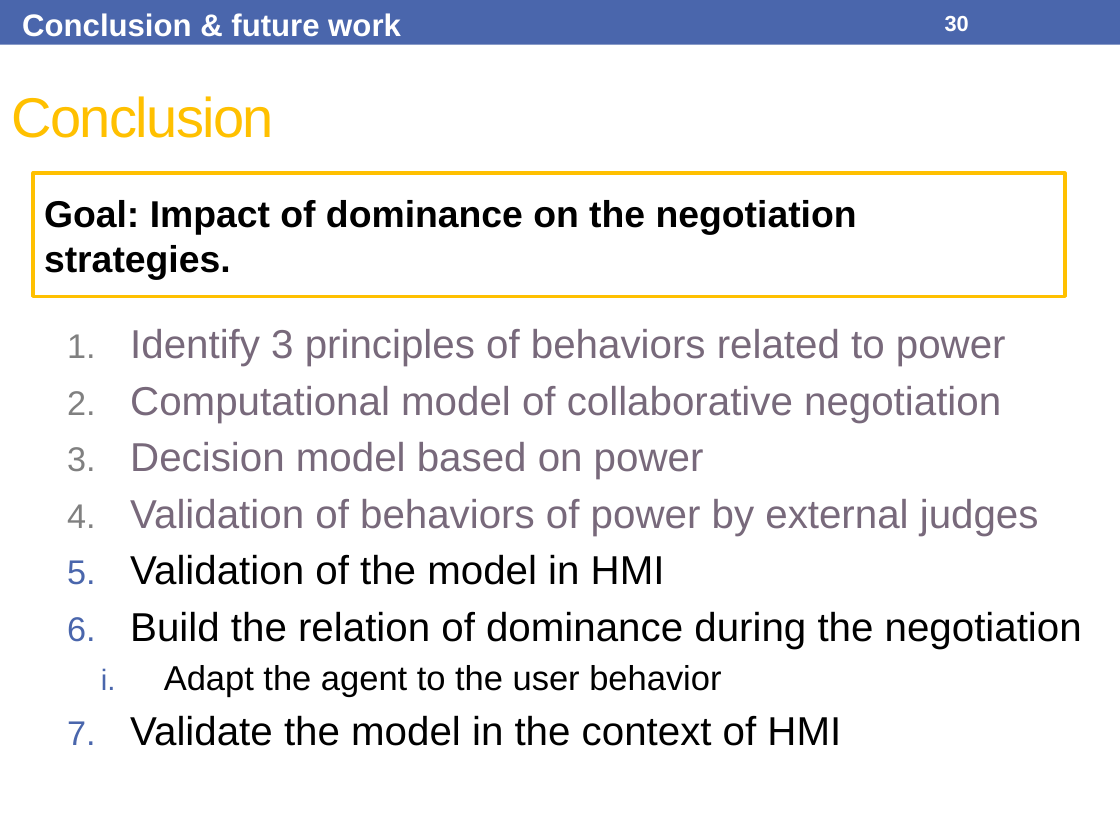
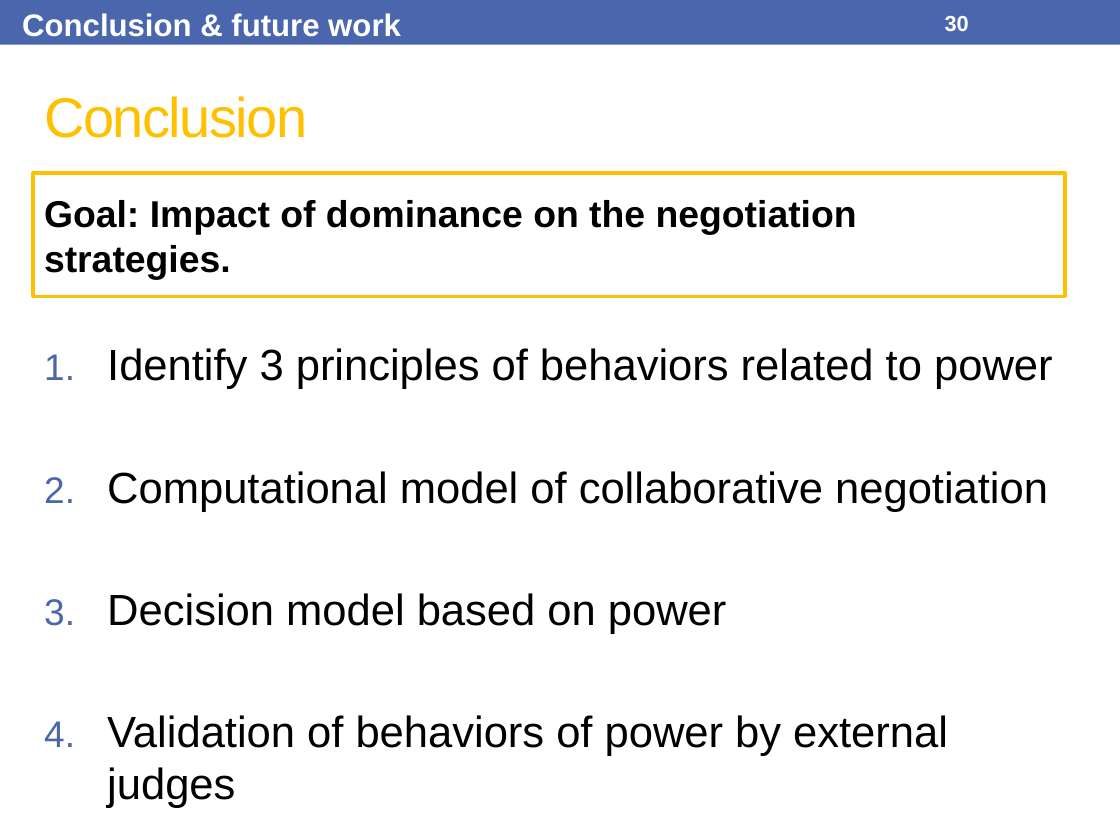
Before and after one commit to Olydia/Discolog, a slide deck: slide 30 of papers/Presentations/IVA17/IVA17.pptx. Drawn at 1120x840 pixels with LibreOffice and Linux fonts; fonts in the diff are those of the drawing. Boxes give left, top, right and bottom in pixels: in the first picture for what was removed or moved away, otherwise in the second. Text is boxed around its words. In the diff, an @@ line names an element or a change of style, - is before the commit and + after.

```diff
--- a/papers/Presentations/IVA17/IVA17.pptx
+++ b/papers/Presentations/IVA17/IVA17.pptx
@@ title "Conclusion": place and size @@
-title "Conclusion" at (11,96,274,138)
+title "Conclusion" at (44,96,307,138)
@@ text "Identify 3 principles of behaviors ...": place and size @@
-text "Identify 3 principles of behaviors ..." at (130,329,1082,746)
+text "Identify 3 principles of behaviors ..." at (107,348,1053,808)
@@ text "Identify 3 principles of behaviors ..." at (107,348,1053,808): size 25.9 to 28 pt, text colour #78697B to #000000; bullet colour #808080 to #4A66AC @@
@@ text at (130,554,1082,746): paragraphs removed @@
-5. Validation of the model in HMI
-6. Build the relation of dominance during the negotiation
-  i. Adapt the agent to the user behavior
-7. Validate the model in the context of HMI
```
Also in this commit, not shown: 8 other slides changed, 1 slide added, 1 other file.
